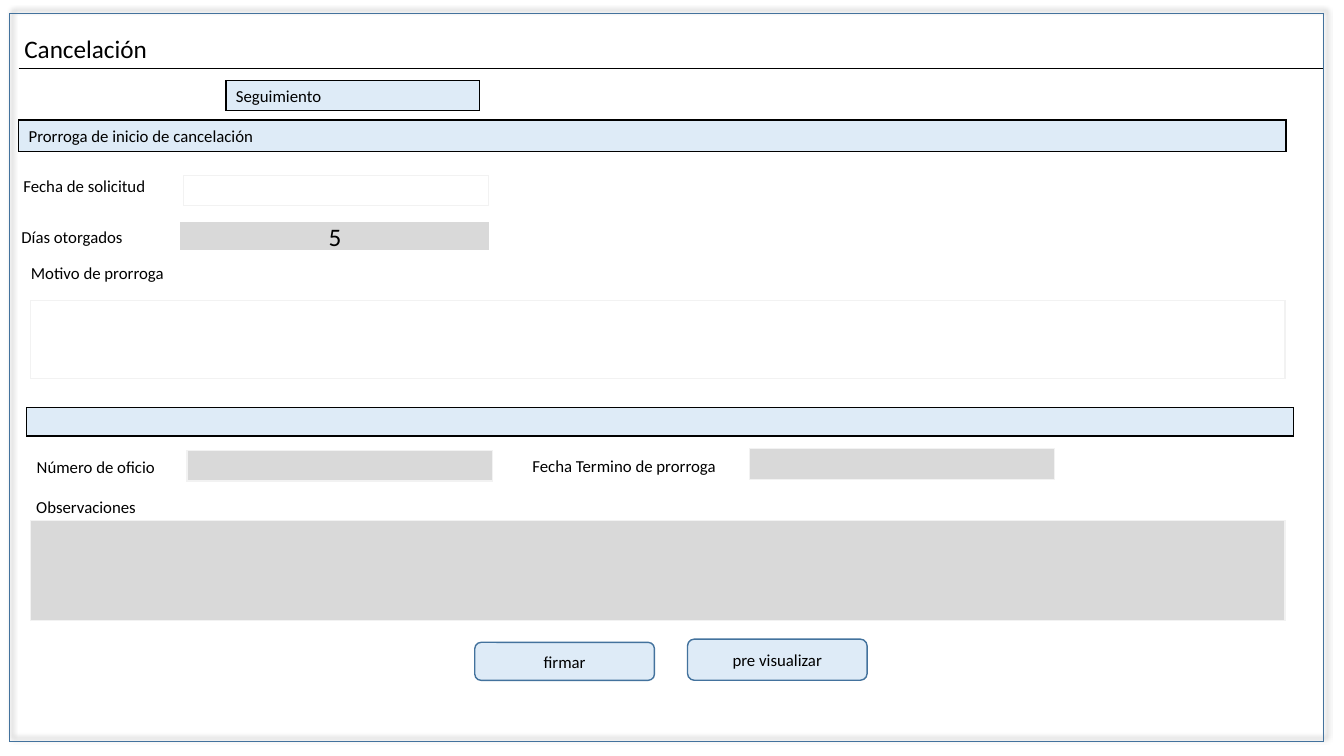
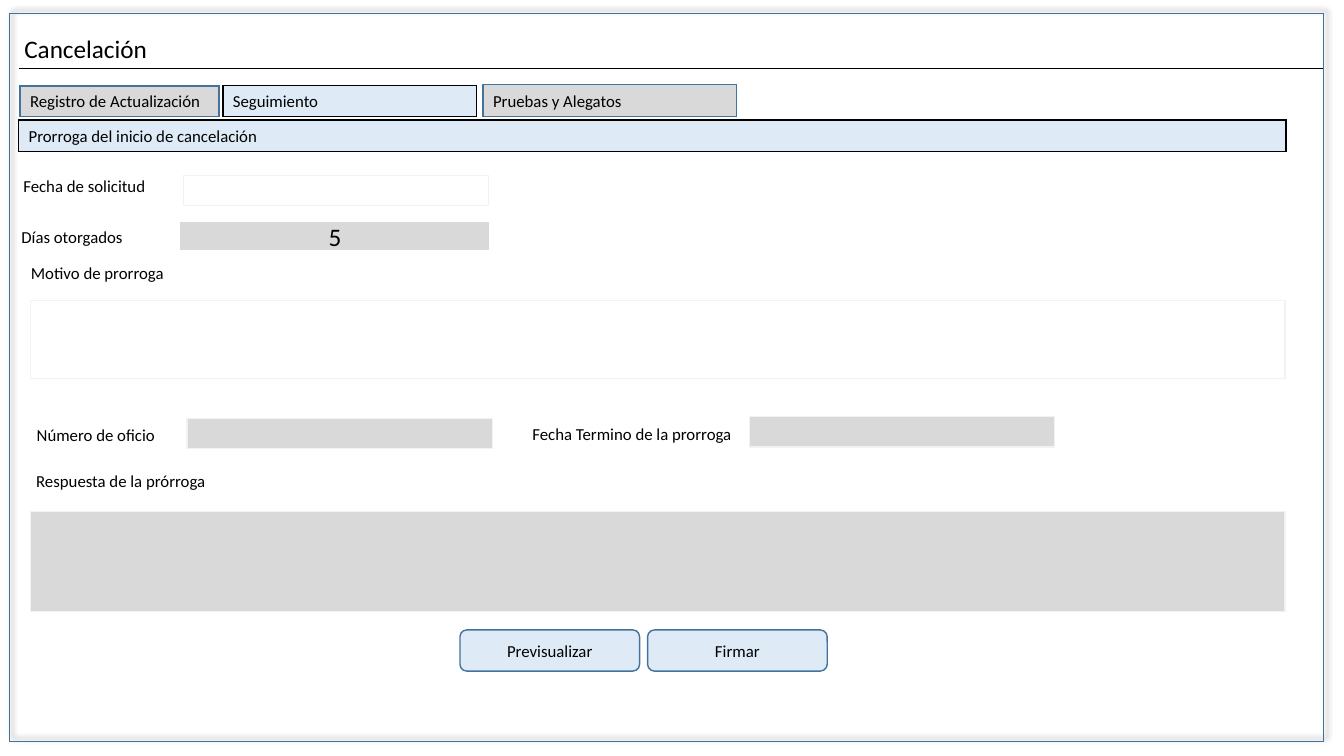
Before and after one commit to EDDIE83/Documentos, a slide deck: slide 8 of TAF 092019/Cancelación.pptx. Drawn at 1344x756 pixels with LibreOffice and Linux fonts; fonts in the diff are those of the drawing. Boxes give left, top, right and bottom in pixels: in the first picture for what was removed or moved away, otherwise in the second. Text is boxed around its words. In the diff, an @@ line names an element or a change of style, - is before the commit and + after.

```diff
--- a/TAF 092019/Cancelación.pptx
+++ b/TAF 092019/Cancelación.pptx
@@ rectangle added at <box>20,86,219,116</box>, fill #D9D9D9, outline #43739E 1 pt, 12 pt, text #000000 @@
+Registro de Actualización
@@ rectangle "Seguimiento": place and size @@
-rectangle "Seguimiento" at <box>226,81,479,111</box>
+rectangle "Seguimiento" at <box>223,86,476,117</box>
@@ rectangle added at <box>483,85,736,117</box>, fill #D9D9D9, outline #43739E 1 pt, 12 pt, text #000000 @@
+Pruebas y Alegatos
@@ text in rectangle at <box>29,130,257,145</box>: text changed @@
-Prorroga de inicio de cancelación
+Prorroga del inicio de cancelación
@@ rectangle removed at <box>26,408,1294,437</box> @@
@@ 2 rectangles, 1 text: place and size @@
-2 rectangles, 1 text at <box>37,449,1056,481</box>
+2 rectangles, 1 text at <box>37,416,1056,449</box>
@@ text at <box>532,428,731,443</box>: text changed @@
-Fecha Termino de prorroga
+Fecha Termino de la prorroga
@@ text at <box>36,475,205,490</box>: text changed @@
-Observaciones
+Respuesta de la prórroga
@@ rectangle: place and size @@
-rectangle at <box>30,520,1286,620</box>
+rectangle at <box>30,511,1286,611</box>
@@ rounded rectangle "Previsualizar": place and size @@
-rounded rectangle "Previsualizar" at <box>688,639,867,681</box>
+rounded rectangle "Previsualizar" at <box>460,630,639,671</box>
@@ text in rounded rectangle at <box>507,645,592,657</box>: text changed @@
-pre visualizar
+Previsualizar
@@ rounded rectangle "Firmar": place and size @@
-rounded rectangle "Firmar" at <box>475,642,654,681</box>
+rounded rectangle "Firmar" at <box>647,630,827,671</box>
@@ text in rounded rectangle at <box>715,645,760,657</box>: text changed @@
-firmar
+Firmar
```
Also in this commit, not shown: 20 other slides changed, 4 other files.
